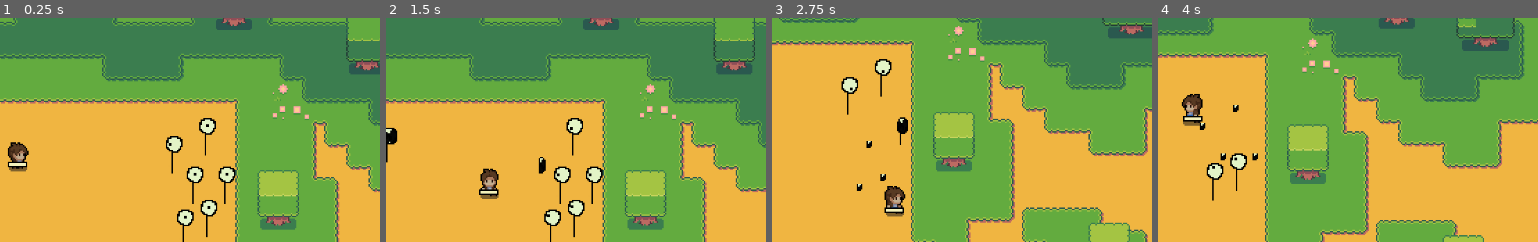
Above: before the commit, frames 1-4 (left to right).
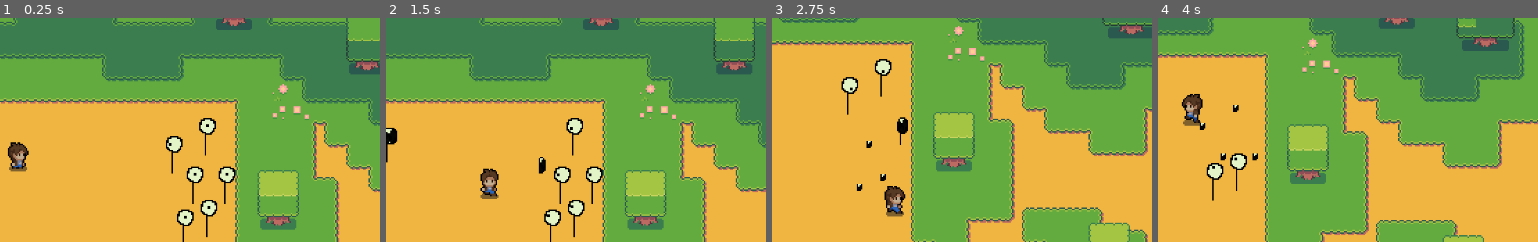
Above: after the commit, the same moments.

Repository: quimnuss/biopunk2d
Game: Godot game, scene res://levels/world.tscn
The game is run twice, just before and just after one commit, with the same random seed, the same clock (stepped at 60 frames per second) and the same inputs.
Inputs:
- Up to frame 1 (0.25 s): no input
- Up to frame 2 (1.5 s): hold D (move_right) 0.53-1.28 s; hold E (interact) 0.53-1.28 s; tap Space (shoot) at 0.8, 1.35 s; hold S (move_down) from 1.28 s (still down)
- Up to frame 3 (2.75 s): tap E (interact) at 1.55 s; release S (move_down) at 2.03 s; hold D (move_right) from 2.03 s (still down); hold E (interact) from 2.03 s (still down); tap Space (shoot) at 2.3 s
- Up to frame 4 (4 s): release D (move_right) at 2.78 s; release E (interact) at 2.78 s; hold W (move_up) 2.78-3.53 s; tap Space (shoot) at 2.85, 3.8 s; tap E (interact) at 3.05 s; hold A (move_left) from 3.53 s (still down); hold E (interact) from 3.53 s (still down)
The pictures show only the part of the screen within x 45-95%, y 17-67%; the shares and areas given below are measured in that part.

The runs differ from the first frame. In frame 1, 0.1% of the frame differs, in the area x 2-8%, y 63-67%; in frame 2, 0.1%; in frame 3, 0.1%, in the area x 29-35%, y 84-88%; in frame 4, 0.1%.

Commit message:
throw trajectory

Diff:
--- a/actors/player/explorer.gd
+++ b/actors/player/explorer.gd
@@ -6,8 +6,10 @@
 @export var last_obj : Node2D
 
 var last_walk_velocity : Vector2 = Vector2.ZERO
+var looking_direction : Vector2 = Vector2.LEFT
 
-const SPEED = 100.0
+const SPEED := 100.0
+const THROWSPEED := 100.0
 
 var grabbable_objects : Array[Grabbable]
 @onready var tool: Sprite2D = $Hand/Tool
@@ -18,24 +20,30 @@
 
 func _input(event: InputEvent) -> void:
     if event.is_action_pressed("interact"):
-        if tool_type != Grabbable.ToolType.NONE:
+        if has_tool():
             drop_tool()
         elif last_obj:
             prints('grabbed', Grabbable.tooltype_str[last_obj.tooltype])
             equip_tool(last_obj.tooltype)
             last_obj.get_parent().queue_free()
 
+
+func has_tool() -> bool:
+    return tool_type != Grabbable.ToolType.NONE
+
 func equip_tool(new_tool_type : Grabbable.ToolType):
     tool_type = new_tool_type
     tool.frame = tool_type
 
-func drop_tool():
+func drop_tool() -> Node2D:
     if tool_type != Grabbable.ToolType.NONE:
         var new_tool = Grabbable.instantiate(tool_type)
         get_tree().get_current_scene().add_child(new_tool)
         new_tool.global_position = hand.global_position
         prints('dropped', new_tool)
         equip_tool(Grabbable.ToolType.NONE)
+        return new_tool
+    return null
 
 func _physics_process(delta: float) -> void:
 
@@ -45,15 +53,15 @@
     elif direction.x > 0:
         sprite_2d.flip_h = false
 
-    if Input.is_action_just_pressed("shoot") and last_obj:
-        if tool:
-            shoot()
-
     if direction:
         velocity = direction * SPEED
+        looking_direction = direction
     else:
         velocity = Vector2.ZERO
 
+    if Input.is_action_just_pressed("shoot"):
+        if has_tool():
+            shoot()
 
     if velocity.length() > 0:
         if abs(velocity.x) > 0:
@@ -79,12 +87,13 @@
     return self.global_position.distance_to(a.global_position) < self.global_position.distance_to(b.global_position)
 
 func shoot():
-    if is_shooting:
-        return
-    is_shooting = true
-
-    var start_position := self.global_position
-    var direction = -1 if sprite_2d.flip_h else 1
+    var spawned_drop : Node2D = drop_tool()
+    #quick and dirty throw
+    var tween := get_tree().create_tween()
+    const THROWDISTANCE := THROWSPEED * 1.0
+    var start_position := spawned_drop.global_position
+    tween.tween_property(spawned_drop, "global_position", start_position + looking_direction * THROWDISTANCE, 1).set_ease(Tween.EASE_OUT)
+    #tween.parallel().tween_property(spawned_drop, "position:y", 0, 1).set_trans(Tween.TRANS_BOUNCE).set_ease(Tween.EASE_OUT)
 
 func grabbable_changed():
     if not grabbable_objects and last_obj:
--- a/actors/player/explorer.tscn
+++ b/actors/player/explorer.tscn
@@ -192,6 +192,7 @@
 hframes = 2
 
 [node name="Projectile" type="Path2D" parent="." unique_id=1156796049]
+visible = false
 curve = SubResource("Curve2D_qmotx")
 script = ExtResource("3_i26ny")
 
